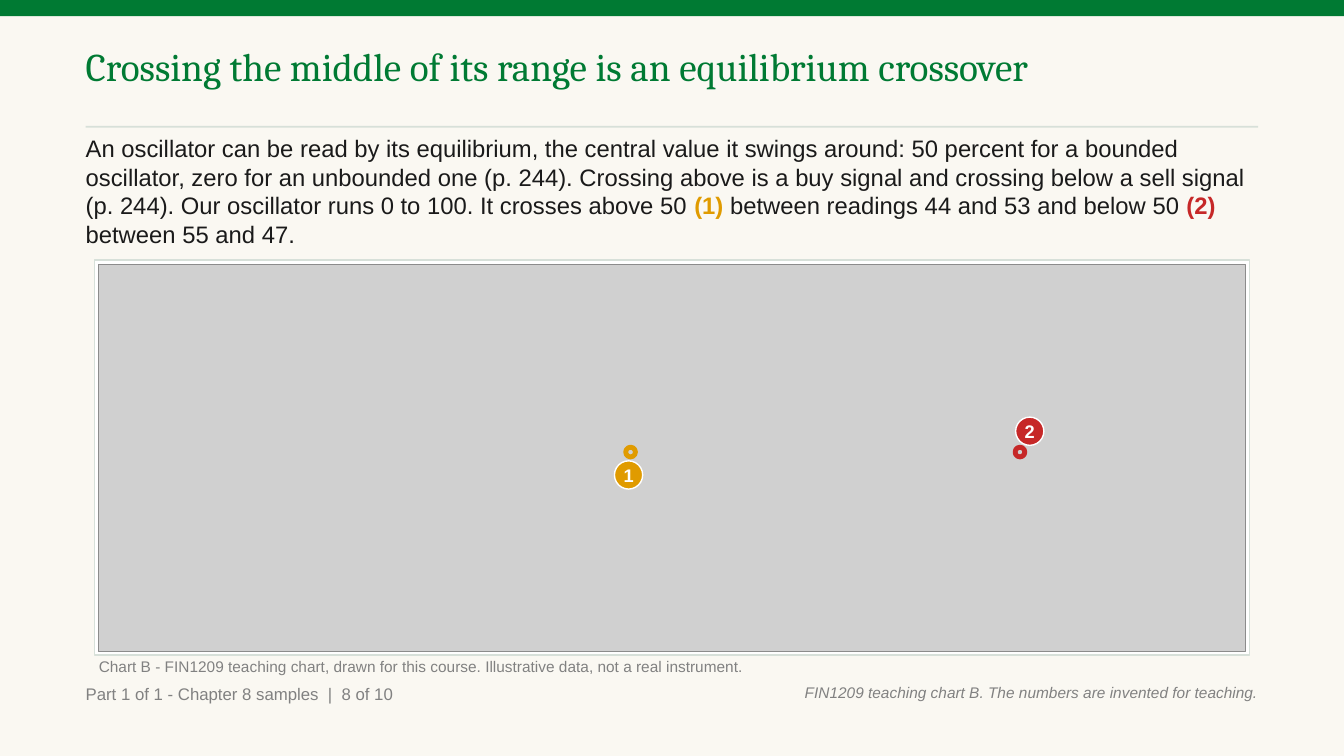
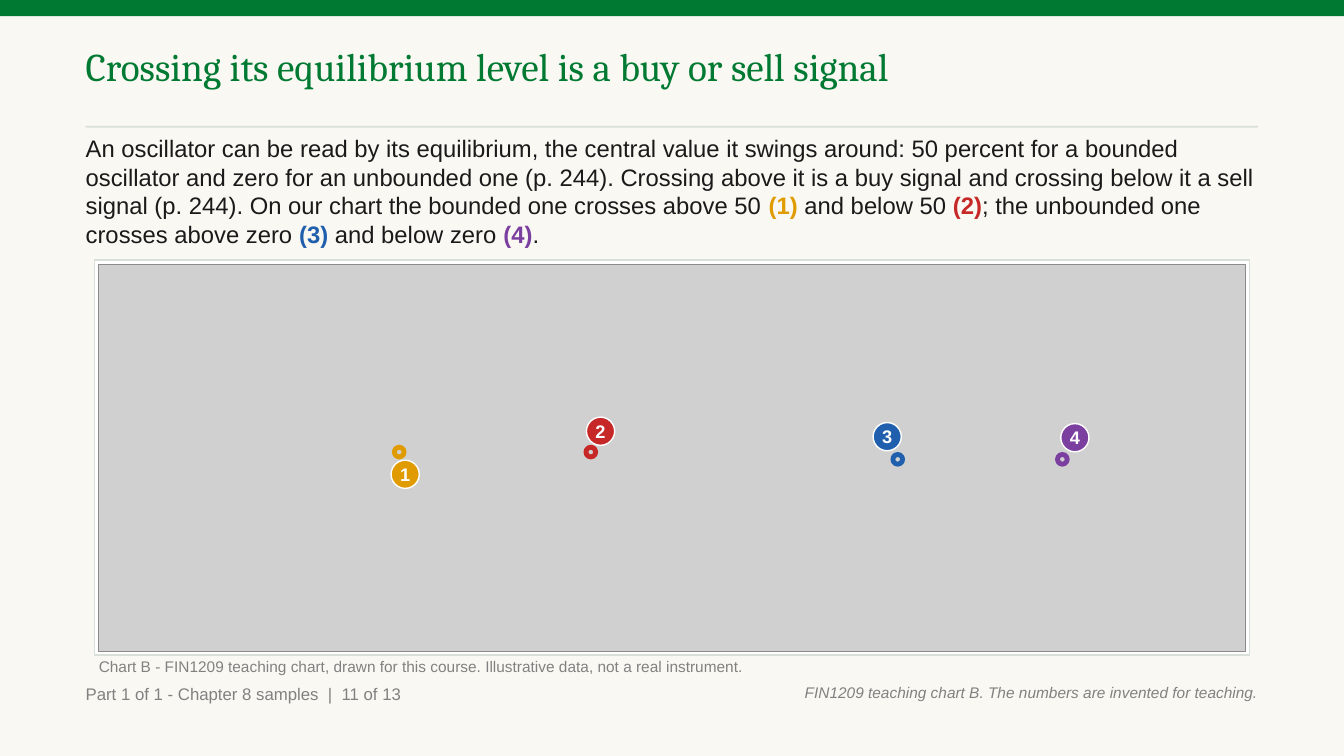
Before and after one commit to benjiesotelo-sudo/Telos_FIN1209, a slide deck: slide 15 of chapter-08/FIN1209-Chapter-08.pptx (slide 12 before the commit). Drawn at 1344x756 pixels with LibreOffice and Linux fonts; fonts in the diff are those of the drawing; grey boxes stand for pictures. Boxes give left, top, right and bottom in pixels: in the first picture for what was removed or moved away, otherwise in the second. Text is boxed around its words. In the diff, an @@ line names an element or a change of style, - is before the commit and + after.

Commit message:
Chapter 8 samples: fresh-read fixes (14 bars drawn, marks on the bar, reference slides, plain wording, one answer typeface)

```diff
--- a/chapter-08/FIN1209-Chapter-08.pptx
+++ b/chapter-08/FIN1209-Chapter-08.pptx
@@ text at [86,53,888,90]: text changed @@
-Crossing the middle of its range is an equilibrium crossover
+Crossing its equilibrium level is a buy or sell signal
@@ text at [86,139,1253,248]: text changed @@
-An oscillator can be read by its equilibrium, the central value it swings around: 50 percent for a bounded oscillator, zero for an unbounded one (p. 244). Crossing above is a buy signal and crossing below a sell signal (p. 244). Our oscillator runs 0 to 100. It crosses above 50 (1) between readings 44 and 53 and below 50 (2) between 55 and 47.
+An oscillator can be read by its equilibrium, the central value it swings around: 50 percent for a bounded oscillator and zero for an unbounded one (p. 244). Crossing above it is a buy signal and crossing below it a sell signal (p. 244). On our chart the bounded one crosses above 50 (1) and below 50 (2); the unbounded one crosses above zero (3) and below zero (4).
@@ ellipse "2": place and size @@
-ellipse "2" at [1016,417,1045,446]
+ellipse "2" at [587,417,615,446]
@@ ellipse: place and size @@
-ellipse at [626,448,636,458]
+ellipse at [394,448,404,458]
@@ ellipse: place and size @@
-ellipse at [1015,448,1025,458]
+ellipse at [586,448,596,458]
@@ ellipse added at [873,422,901,451], fill #1F5FAD, outline #FFFFFF 1 pt, 13 pt, text #FFFFFF, bold @@
+3
@@ ellipse added at [1061,423,1089,452], fill #7B3FA0, outline #FFFFFF 1 pt, 13 pt, text #FFFFFF, bold @@
+4
@@ ellipse "1": place and size @@
-ellipse "1" at [615,461,643,489]
+ellipse "1" at [391,461,419,489]
@@ ellipse added at [893,455,903,465], outline #1F5FAD 3.5 pt @@
@@ ellipse added at [1058,455,1068,465], outline #7B3FA0 3.5 pt @@
@@ text at [86,688,401,704]: text changed @@
-Part 1 of 1 - Chapter 8 samples | 8 of 10
+Part 1 of 1 - Chapter 8 samples | 11 of 13
```
Also in this commit, not shown: 13 other slides changed, 3 slides added, 4 other files.
